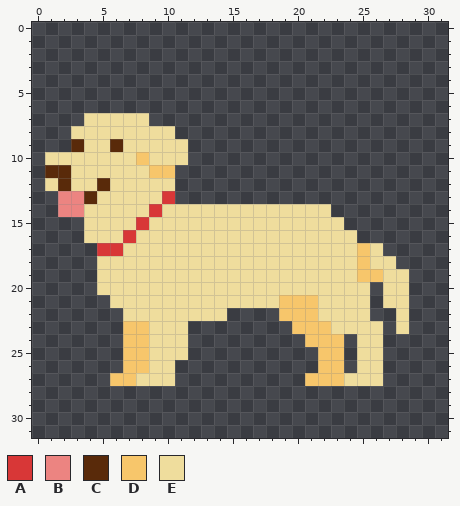
A pixel-art sprite gets an edit: art/doggy/doggy.png. This is how it looked before the edit.
The file is 32x32 pixels.
Palette (. is transparent): A #d83737  B #ec8481  C #592a0a  D #f7c66b  E #efdd9d
Pixels before, first column x 1:
 7 ...EEEEE....................
 8 ..EEEEEEEE..................
 9 ..CEECEEEEE.................
10 EEEEEEEDEEE.................
11 CCEEEEEEDD..................
12 ECEECEEEEE..................
13 .BBCEEEEEA..................
14 .BBEEEEEAEEEEEEEEEEEEE......
15 ...EEEEAEEEEEEEEEEEEEEE.....
16 ...EEEAEEEEEEEEEEEEEEEEE....
17 ....AAEEEEEEEEEEEEEEEEEEDE..
18 ....EEEEEEEEEEEEEEEEEEEEDEE.
19 ....EEEEEEEEEEEEEEEEEEEEDDEE
20 ....EEEEEEEEEEEEEEEEEEEEE.EE
21 .....EEEEEEEEEEEEEDDDEEEE.EE
22 ......EEEEEEEE....DDDEEEE..E
23 ......DDEEE........DDDEEEE.E
24 ......DDEEE.........DDD.EE..
25 ......DDEEE..........DD.EE..
26 ......DDEE...........DD.EE..
27 .....DDEEE..........DDDEEE..
The result:
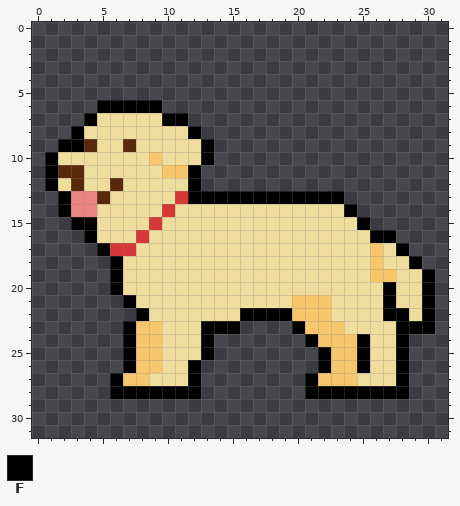
Colours new in this view: F #000000
The exact change:
y 6: x 5..9 ..... -> FFFFF
y 7: x 4 E -> F; x 9..11 ... -> EFF
y 8: x 3 E -> F; x 11..12 .. -> EF
y 9: x 2..4 .CE -> FFC; x 6..7 CE -> EC; x 12..13 .. -> EF
y 10: x 1 E -> F; x 8..9 DE -> ED; x 12..13 .. -> EF
y 11: x 1 C -> F; x 3 E -> C; x 9 D -> E; x 11..12 .. -> DF
y 12: x 1..3 ECE -> FEC; x 5..6 CE -> EC; x 11..12 .. -> EF
y 13: x 2 B -> F; x 4..5 CE -> BC; x 10..23 A............. -> EAFFFFFFFFFFFF
y 14: x 2 B -> F; x 4 E -> B; x 9..10 AE -> EA; x 23..24 .. -> EF
y 15: x 3..4 .E -> FF; x 8..9 AE -> EA; x 24..25 .. -> EF
y 16: x 4 E -> F; x 7..8 AE -> EA; x 25..27 ... -> EFF
y 17: x 5 A -> F; x 7 E -> A; x 25..28 DE.. -> EDEF
y 18: x 5..6 EE -> .F; x 25..26 DE -> ED; x 28..29 .. -> EF
y 19: x 5..6 EE -> .F; x 25 D -> E; x 27 E -> D; x 29..30 .. -> EF
y 20: x 5..6 EE -> .F; x 26..27 .E -> EF; x 29..30 .. -> EF
y 21: x 6..7 EE -> .F; x 19 D -> E; x 22 E -> D; x 26..27 .E -> EF; x 29..30 .. -> EF
y 22: x 7..8 EE -> .F; x 15..19 ....D -> EFFFF; x 22 E -> D; x 26..30 ..E.. -> EFFEF
y 23: x 7 D -> F; x 9 E -> D; x 12..15 .... -> EFFF; x 20 D -> F; x 23 E -> D; x 27..30 .E.. -> EFFF
y 24: x 7 D -> F; x 9 E -> D; x 12..13 .. -> EF; x 21 D -> F; x 24..25 .E -> DF; x 27..28 .. -> EF
y 25: x 7 D -> F; x 9 E -> D; x 12..13 .. -> EF; x 22 D -> F; x 24..25 .E -> DF; x 27..28 .. -> EF
y 26: x 7 D -> F; x 9 E -> D; x 11..12 .. -> EF; x 22 D -> F; x 24..25 .E -> DF; x 27..28 .. -> EF
y 27: x 6 D -> F; x 8 E -> D; x 11..12 .. -> EF; x 21 D -> F; x 24 E -> D; x 27..28 .. -> EF
y 28: x 6..12 ....... -> FFFFFFF; x 21..28 ........ -> FFFFFFFF
